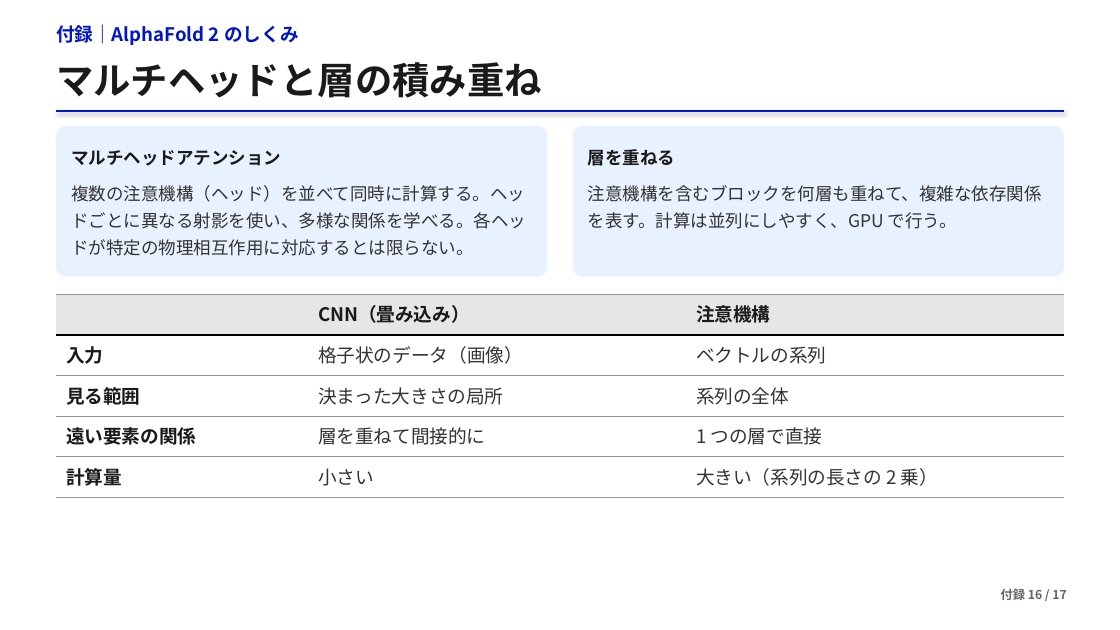
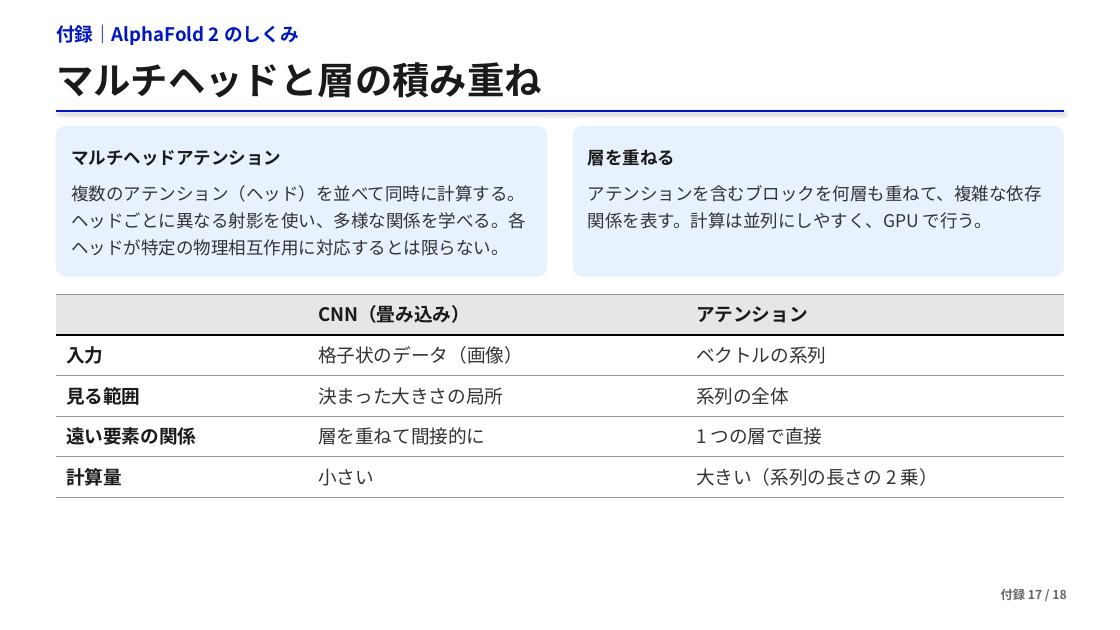
Before and after one commit to matsunagalab/lecture_bioinfo, a slide deck: slide 55 of 05_AlphaFold2による構造予測/05_AlphaFold2による構造予測.pptx (slide 52 before the commit). Drawn at 1120x630 pixels with LibreOffice and Linux fonts; fonts in the diff are those of the drawing. Boxes give left, top, right and bottom in pixels: in the first picture for what was removed or moved away, otherwise in the second. Text is boxed around its words. In the diff, an @@ line names an element or a change of style, - is before the commit and + after.

```diff
--- a/05_AlphaFold2による構造予測/05_AlphaFold2による構造予測.pptx
+++ b/05_AlphaFold2による構造予測/05_AlphaFold2による構造予測.pptx
@@ text at [71, 185, 526, 256]: text changed @@
-複数の注意機構（ヘッド）を並べて同時に計算する。ヘッドごとに異なる射影を使い、多様な関係を学べる。各ヘッドが特定の物理相互作用に対応するとは限らない。
+複数のアテンション（ヘッド）を並べて同時に計算する。ヘッドごとに異なる射影を使い、多様な関係を学べる。各ヘッドが特定の物理相互作用に対応するとは限らない。
@@ text at [588, 185, 1042, 229]: text changed @@
-注意機構を含むブロックを何層も重ねて、複雑な依存関係を表す。計算は並列にしやすく、GPU で行う。
+アテンションを含むブロックを何層も重ねて、複雑な依存関係を表す。計算は並列にしやすく、GPU で行う。
@@ table at [56, 294, 1065, 497] @@
-row 1, column 3: 注意機構
+row 1, column 3: アテンション
@@ text at [1001, 588, 1066, 600]: text changed @@
-付録 16 / 17
+付録 17 / 18
```
Also in this commit, not shown: 51 other slides changed, 4 slides added, 1 slide removed, 4 other files.
